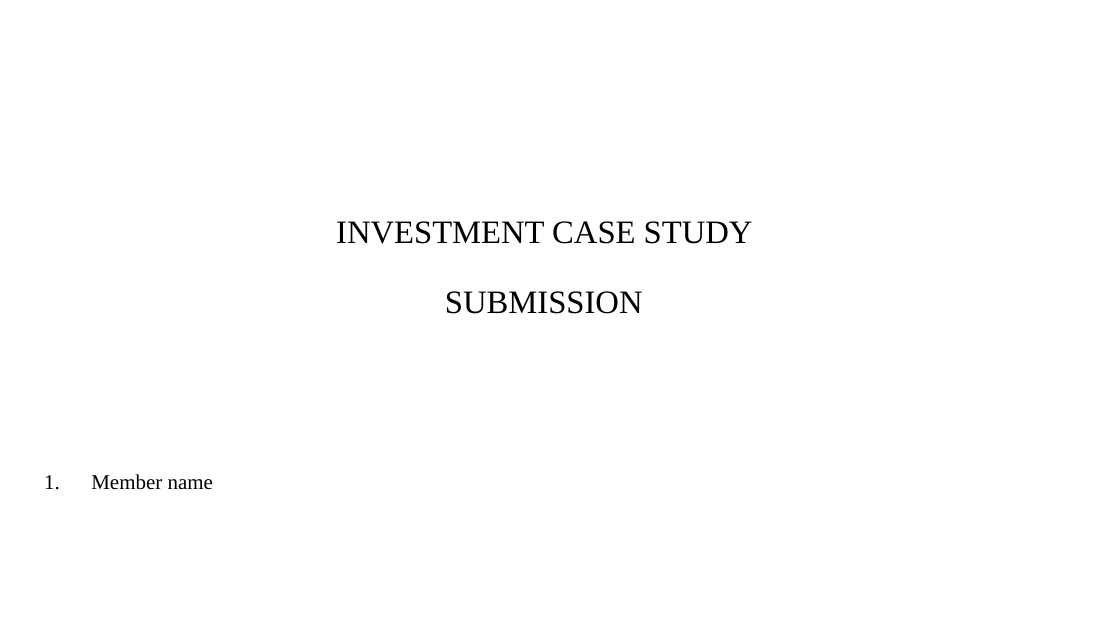
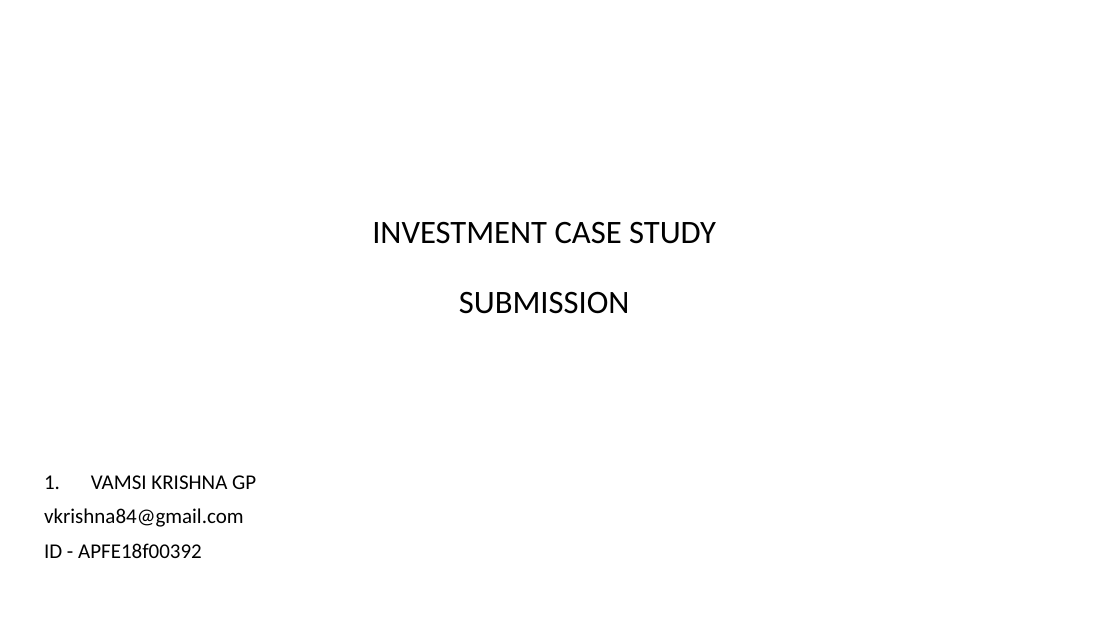
Before and after one commit to vamsigp/IIIT-B, a slide deck: slide 1 of 1. Statistics and Machine Learning/4. Investment Assignment/Spark+Funds+Final+Presentation.pptx. Drawn at 1120x630 pixels with LibreOffice and Linux fonts; fonts in the diff are those of the drawing; background and template pictures are left out. Boxes give left, top, right and bottom in pixels: in the first picture for what was removed or moved away, otherwise in the second. Text is boxed around its words. In the diff, an @@ line names an element or a change of style, - is before the commit and + after.

Commit message:
Investment assignment submission
Investment assignment submission

```diff
--- a/1. Statistics and Machine Learning/4. Investment Assignment/Spark+Funds+Final+Presentation.pptx
+++ b/1. Statistics and Machine Learning/4. Investment Assignment/Spark+Funds+Final+Presentation.pptx
@@ title "INVESTMENT CASE STUDY SUBMISSION" at <box>372,221,716,314</box>: font Times New Roman to Calibri @@
@@ subtitle at <box>44,475,256,558</box>: text changed; font Times New Roman to Calibri @@
-1. Member name
+1. VAMSI KRISHNA GP
+vkrishna84@gmail.com
+ID - APFE18f00392
```
Also in this commit, not shown: 8 slides added, 9 slides removed, 11 other files.
